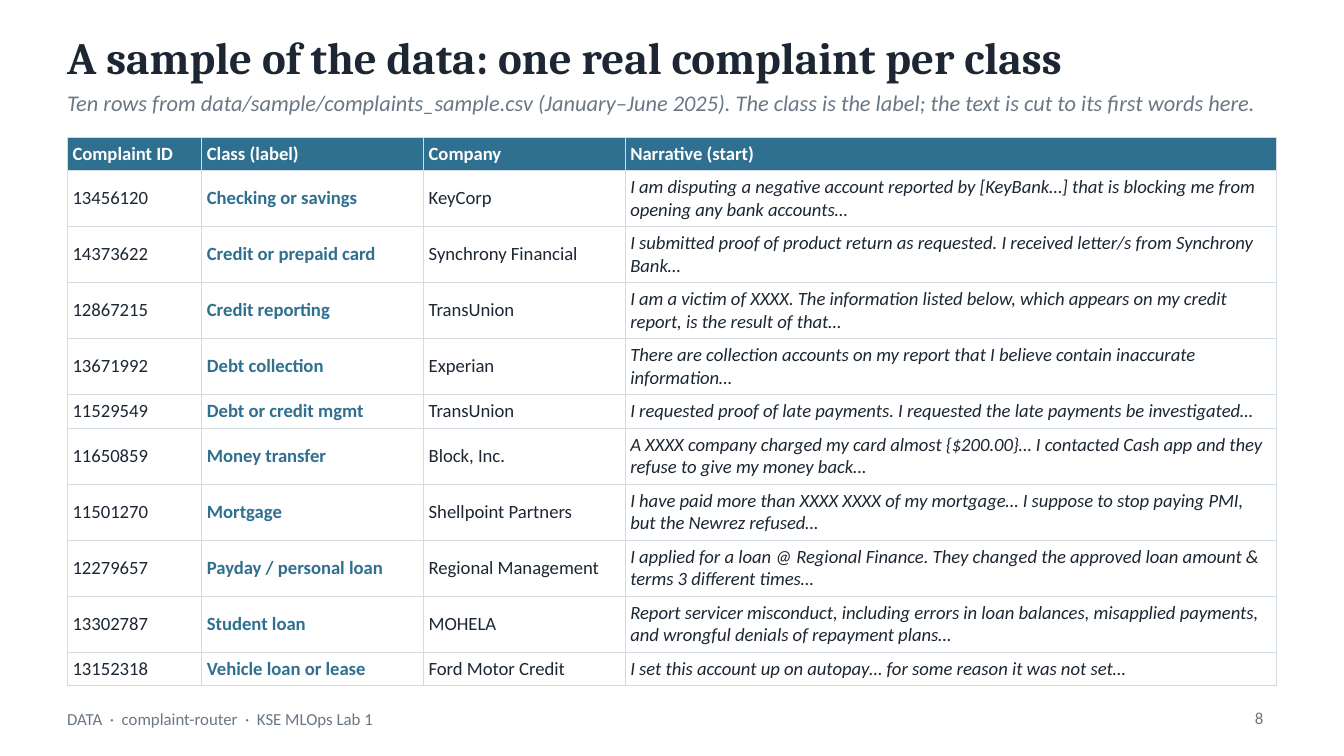
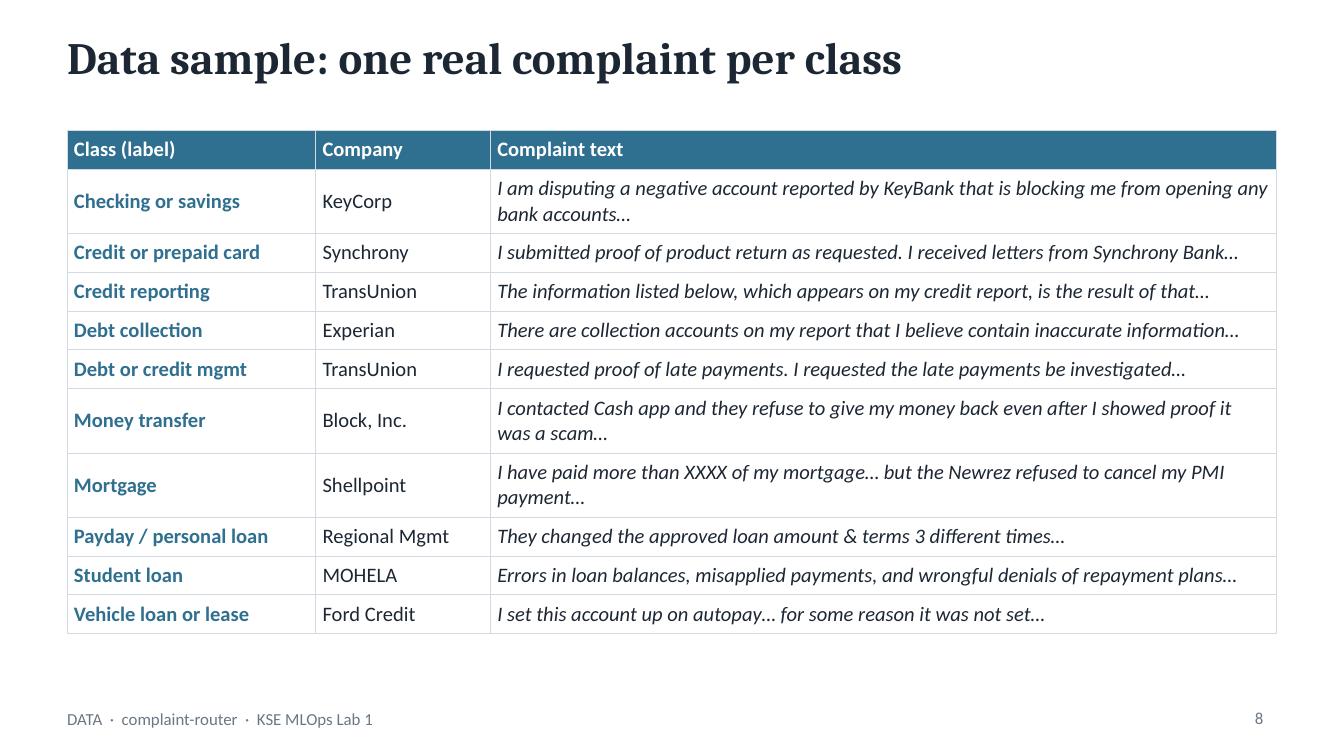
Before and after one commit to goodfrog33/kse-mlops-complaint-router, a slide deck: slide 8 of docs/presentation/complaint-router-lab1.pptx. Drawn at 1344x756 pixels with LibreOffice and Linux fonts; fonts in the diff are those of the drawing. Boxes give left, top, right and bottom in pixels: in the first picture for what was removed or moved away, otherwise in the second. Text is boxed around its words. In the diff, an @@ line names an element or a change of style, - is before the commit and + after.

```diff
--- a/docs/presentation/complaint-router-lab1.pptx
+++ b/docs/presentation/complaint-router-lab1.pptx
@@ title at box(67, 43, 902, 84): text changed @@
-A sample of the data: one real complaint per class
+Data sample: one real complaint per class
@@ text removed at box(67, 95, 1254, 115) @@
-Ten rows from data/sample/complaints_sample.csv (January–June 2025). The class is the label; the text is cut to its first words here.
@@ table at box(67, 130, 1277, 629) @@
-column 1: Complaint ID | 13456120 | 14373622 | 12867215 | 13671992 | 11529549 | 11650859 | 11501270 | 12279657 | 13302787 | 13152318
-column 3: Company | KeyCorp | Synchrony Financial | TransUnion | Experian | TransUnion | Block, Inc. | Shellpoint Partners | Regional Management | MOHELA | Ford Motor Credit
+column 2: Company | KeyCorp | Synchrony | TransUnion | Experian | TransUnion | Block, Inc. | Shellpoint | Regional Mgmt | MOHELA | Ford Credit
-column 4: Narrative (start) | I am disputing a negative account reported by [KeyBank…] that is blocking me from opening any bank accounts… | I submitted proof of product return as requested. I received letter/s from Synchrony Bank… | I am a victim of XXXX. The information listed below, which appears on my credit report, is the result of that… | There are collection accounts on my report that I believe contain inaccurate information… | I requested proof of late payments. I requested the late payments be investigated… | A XXXX company charged my card almost {$200.00}… I contacted Cash app and they refuse to give my money back… | I have paid more than XXXX XXXX of my mortgage… I suppose to stop paying PMI, but the Newrez refused… | I applied for a loan @ Regional Finance. They changed the approved loan amount & terms 3 different times… | Report servicer misconduct, including errors in loan balances, misapplied payments, and wrongful denials of repayment plans… | I set this account up on autopay… for some reason it was not set…
+column 3: Complaint text | I am disputing a negative account reported by KeyBank that is blocking me from opening any bank accounts… | I submitted proof of product return as requested. I received letters from Synchrony Bank… | The information listed below, which appears on my credit report, is the result of that… | There are collection accounts on my report that I believe contain inaccurate information… | I requested proof of late payments. I requested the late payments be investigated… | I contacted Cash app and they refuse to give my money back even after I showed proof it was a scam… | I have paid more than XXXX of my mortgage… but the Newrez refused to cancel my PMI payment… | They changed the approved loan amount & terms 3 different times… | Errors in loan balances, misapplied payments, and wrongful denials of repayment plans… | I set this account up on autopay… for some reason it was not set…
@@ table: place and size @@
-table at box(67, 137, 1277, 682)
+table at box(67, 130, 1277, 629)
```
Also in this commit, not shown: 21 other slides changed, 1 slide added, 2 slides removed, 1 other file.
